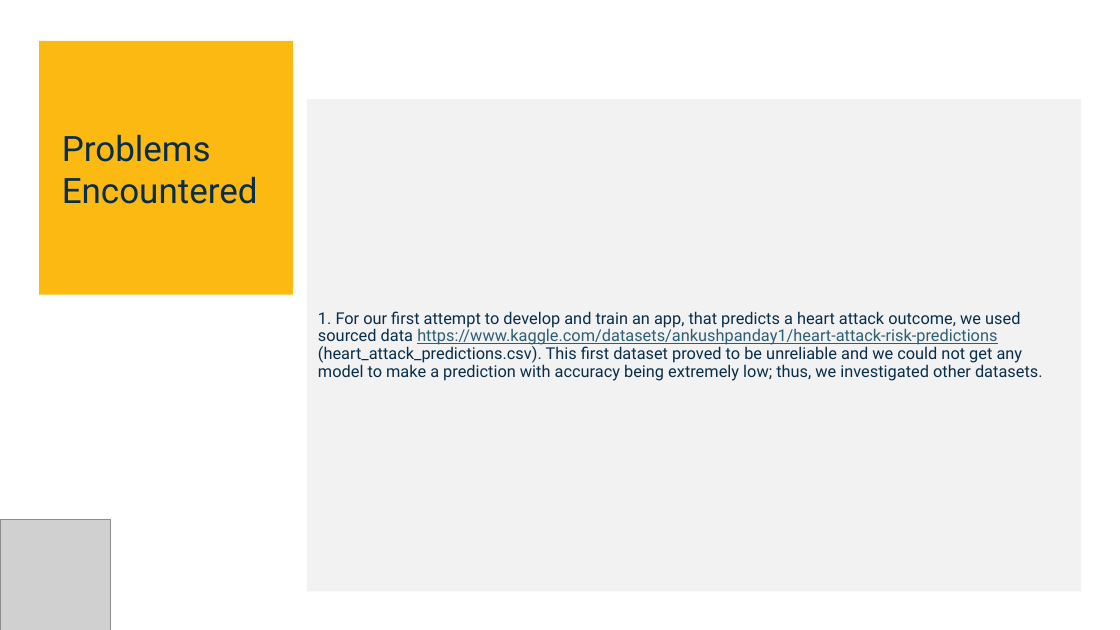
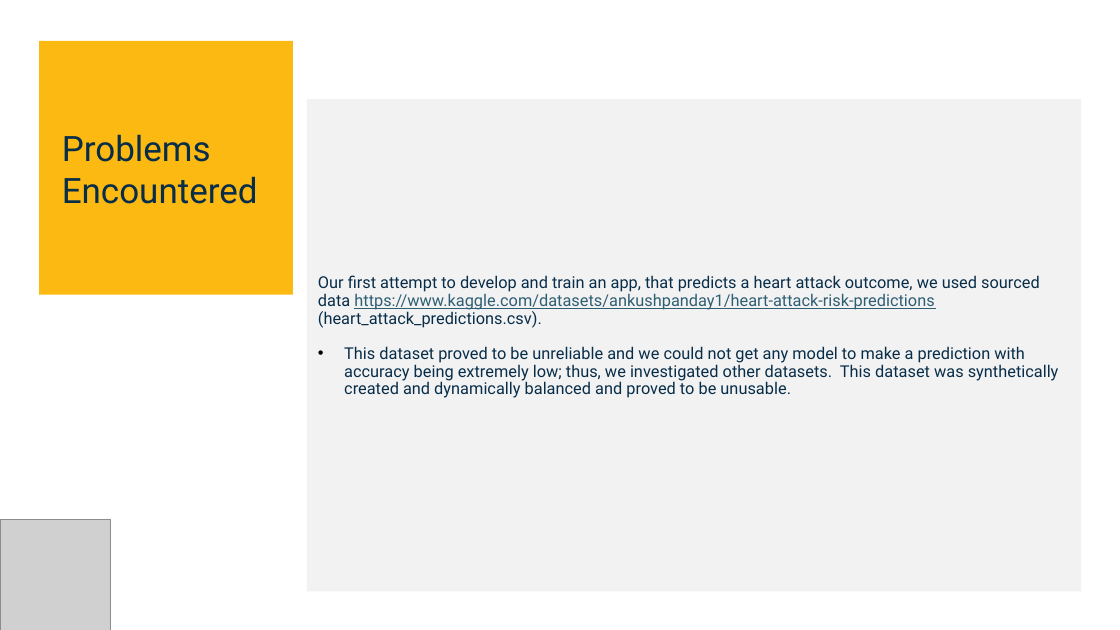
Before and after one commit to Pete1001/heart_attack_outcome, a slide deck: slide 11 of heart_attack_outcome.v1.2.pptx (slide 14 before the commit). Drawn at 1120x630 pixels with LibreOffice and Linux fonts; fonts in the diff are those of the drawing; grey boxes stand for pictures. Boxes give left, top, right and bottom in pixels: in the first picture for what was removed or moved away, otherwise in the second. Text is boxed around its words. In the diff, an @@ line names an element or a change of style, - is before the commit and + after.

Commit message:
Adding PPT

```diff
--- a/heart_attack_outcome.v1.2.pptx
+++ b/heart_attack_outcome.v1.2.pptx
@@ text in rectangle at [318, 275, 1059, 398]: text changed @@
-1. For our first attempt to develop and train an app, that predicts a heart attack outcome, we used sourced data https://www.kaggle.com/datasets/ankushpanday1/heart-attack-risk-predictions (heart_attack_predictions.csv). This first dataset proved to be unreliable and we could not get any model to make a prediction with accuracy being extremely low; thus, we investigated other datasets.
+Our first attempt to develop and train an app, that predicts a heart attack outcome, we used sourced data https://www.kaggle.com/datasets/ankushpanday1/heart-attack-risk-predictions (heart_attack_predictions.csv).
+• This dataset proved to be unreliable and we could not get any model to make a prediction with accuracy being extremely low; thus, we investigated other datasets. This dataset was synthetically created and dynamically balanced and proved to be unusable.
```
Also in this commit, not shown: 7 other slides changed, 1 slide added, 4 slides removed, 2 other files.
